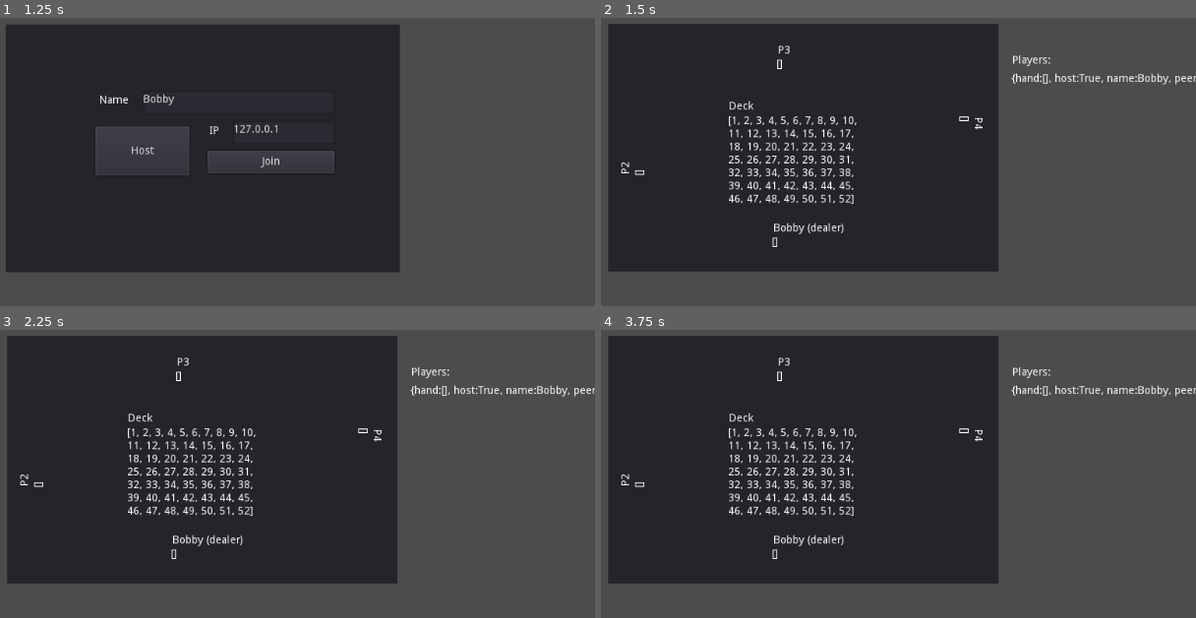
Above: before the commit, frames 1-4 (two rows, left to right).
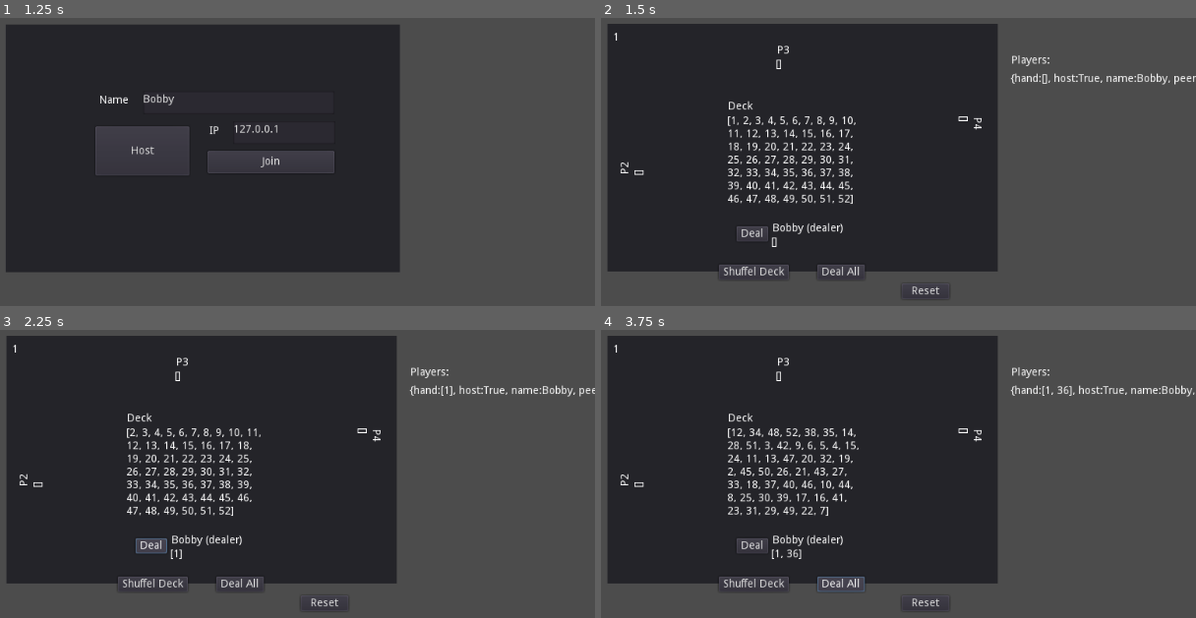
Above: after the commit, the same moments.

Repository: coryk135/godot-poker
Game: Godot game, scene res://Node2D.tscn
Same seed, same stepped clock (60 frames per second), same inputs: the game is played once before the commit and once after it.
Inputs (mouse positions are in pixels of both pictures, inside the frame that each line leads up to):
- Up to frame 1 (1.25 s): tap Enter at 0.5 s
- Up to frame 2 (1.5 s): click "Host" at 1.25 s
- Up to frame 3 (2.25 s): click (148, 546) at 2 s, where only the run after the commit has a clickable "Deal"
- Up to frame 4 (3.75 s): click (755, 583) at 2.75 s, where only the run after the commit has a clickable "Shuffel Deck"; click (839, 583) at 3.5 s, where only the run after the commit has a clickable "Deal All"

Frame 1 is identical in both runs. In frame 2, 3.6% of the frame differs, in the area x 2-100%, y 5-98%; in frame 3, 4.0%; in frame 4, 4.3%.
Error before the commit: Attempt to call function 'hide' in base 'null instance' on a null instance. (res://Lobby.gd:26)

Commit message:
Restore corrupt project file

Diff:
--- a/Lobby.gd
+++ b/Lobby.gd
@@ -167,7 +167,7 @@
 	deck.shuffle()
 	broadcast_update_clients()
 
-func _on_Deal_pressed():
+func _on_Deal_All_pressed():
 	if !my_info.host: return
 	for i in player_ids():
 		deal_one_card(i)
--- a/Node2D.tscn
+++ b/Node2D.tscn
@@ -86,11 +86,20 @@
 }
 
 [node name="Game" type="Panel" parent="."]
-visible = false
-margin_left = -253.0
+margin_left = -253.794
 margin_top = -163.0
-margin_right = 255.0
+margin_right = 254.206
 margin_bottom = 160.0
+__meta__ = {
+"_edit_use_anchors_": false
+}
+
+[node name="NumPlayers" type="Label" parent="Game"]
+margin_left = 7.16376
+margin_top = 11.1118
+margin_right = 47.1638
+margin_bottom = 25.1118
+text = "0"
 __meta__ = {
 "_edit_use_anchors_": false
 }
@@ -240,7 +249,7 @@
 margin_top = 6.98241
 margin_right = 73.36
 margin_bottom = 20.9824
-text = "P2"
+text = "P4"
 __meta__ = {
 "_edit_use_anchors_": false
 }
@@ -254,5 +263,78 @@
 __meta__ = {
 "_edit_use_anchors_": false
 }
+
+[node name="DealerButtons" type="Node2D" parent="Game"]
+
+[node name="Deal 1 P1" type="Button" parent="Game/DealerButtons"]
+margin_left = 167.884
+margin_top = 264.042
+margin_right = 208.884
+margin_bottom = 284.042
+text = "Deal"
+__meta__ = {
+"_edit_use_anchors_": false
+}
+
+[node name="Deal 1 P2" type="Button" parent="Game/DealerButtons"]
+margin_left = 11.4773
+margin_top = 204.338
+margin_right = 52.4773
+margin_bottom = 224.338
+text = "Deal"
+
+[node name="Deal 1 P3" type="Button" parent="Game/DealerButtons"]
+margin_left = 168.725
+margin_top = 31.1132
+margin_right = 209.725
+margin_bottom = 51.1132
+text = "Deal"
+
+[node name="Deal 1 P4" type="Button" parent="Game/DealerButtons"]
+margin_left = 453.089
+margin_top = 92.9492
+margin_right = 494.089
+margin_bottom = 112.949
+text = "Deal"
+__meta__ = {
+"_edit_use_anchors_": false
+}
+
+[node name="Shuffel Deck" type="Button" parent="Game/DealerButtons"]
+margin_left = 145.134
+margin_top = 313.598
+margin_right = 236.134
+margin_bottom = 333.598
+text = "Shuffel Deck"
+__meta__ = {
+"_edit_use_anchors_": false
+}
+
+[node name="Deal All" type="Button" parent="Game/DealerButtons"]
+margin_left = 272.919
+margin_top = 314.392
+margin_right = 334.919
+margin_bottom = 334.392
+text = "Deal All"
+__meta__ = {
+"_edit_use_anchors_": false
+}
+
+[node name="Reset" type="Button" parent="Game/DealerButtons"]
+margin_left = 383.244
+margin_top = 338.996
+margin_right = 445.244
+margin_bottom = 358.996
+text = "Reset"
+__meta__ = {
+"_edit_use_anchors_": false
+}
 [connection signal="pressed" from="LobbyMenu/Host" to="Lobby" method="_on_Host_pressed"]
 [connection signal="pressed" from="LobbyMenu/Join" to="Lobby" method="_on_Join_pressed"]
+[connection signal="pressed" from="Game/DealerButtons/Deal 1 P1" to="Lobby" method="_on_Deal_1_P1_pressed"]
+[connection signal="pressed" from="Game/DealerButtons/Deal 1 P2" to="Lobby" method="_on_Deal_1_P2_pressed"]
+[connection signal="pressed" from="Game/DealerButtons/Deal 1 P3" to="Lobby" method="_on_Deal_1_P3_pressed"]
+[connection signal="pressed" from="Game/DealerButtons/Deal 1 P4" to="Lobby" method="_on_Deal_1_P4_pressed"]
+[connection signal="pressed" from="Game/DealerButtons/Shuffel Deck" to="Lobby" method="_on_Shuffel_Deck_pressed"]
+[connection signal="pressed" from="Game/DealerButtons/Deal All" to="Lobby" method="_on_Deal_All_pressed"]
+[connection signal="pressed" from="Game/DealerButtons/Reset" to="Lobby" method="_on_Reset_pressed"]
Not shown, changed: .gitignore
